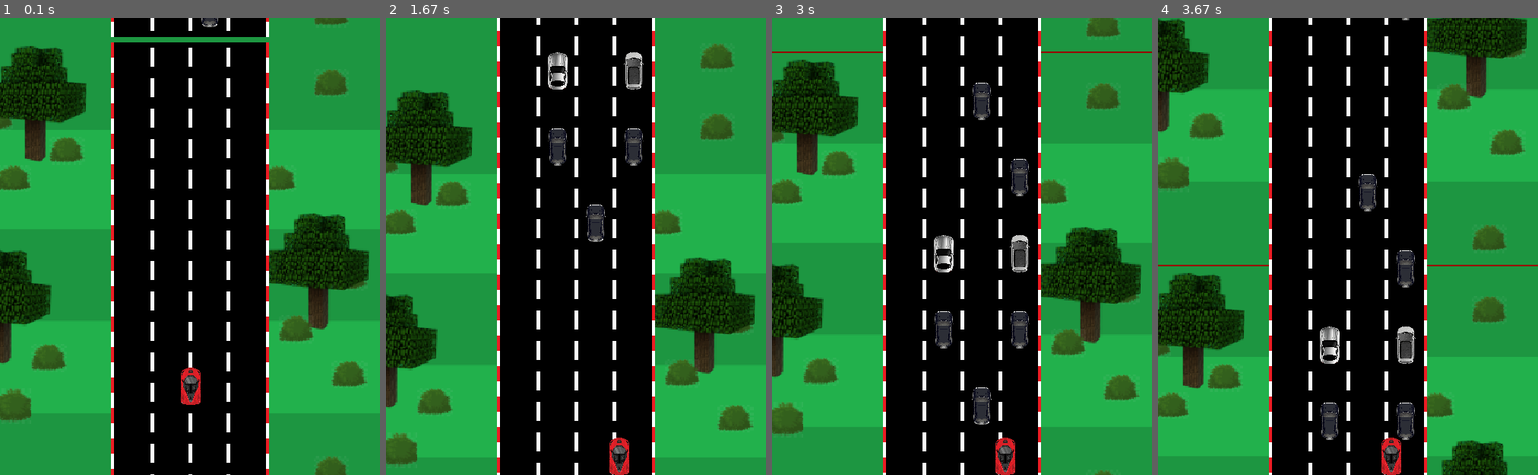
Above: before the commit, frames 1-4 (left to right).
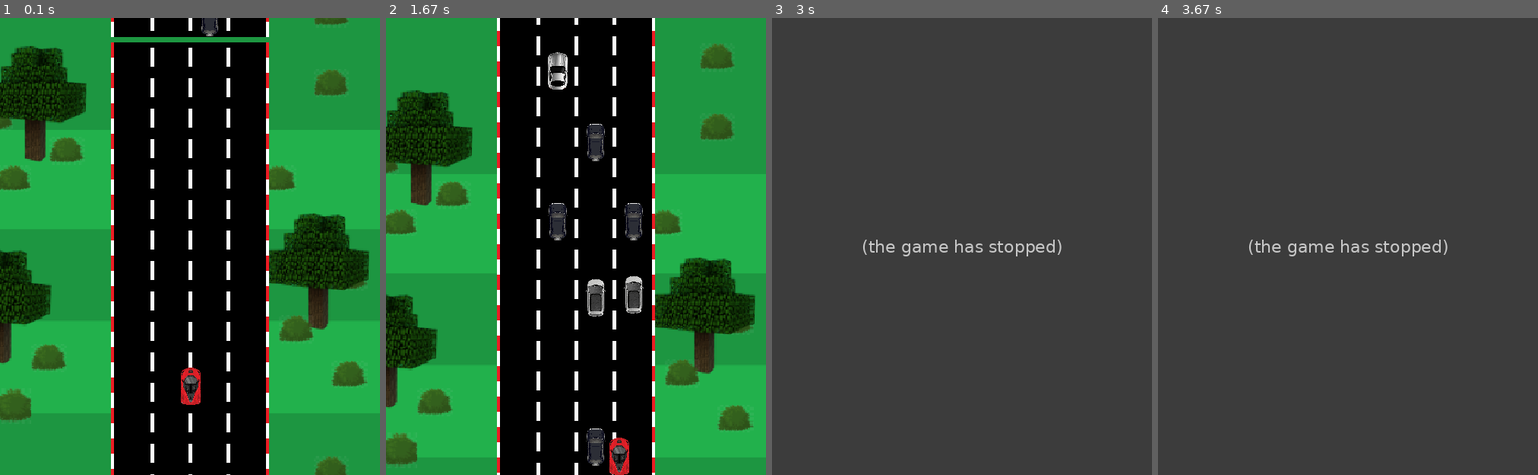
Above: after the commit, the same moments.

Repository: ferclima/pygame
Game: pygame game, started from codigo do jogo.py
Same seed, same stepped clock (60 frames per second), same inputs: the game is played once before the commit and once after it.
Inputs:
- Up to frame 1 (0.1 s): no input
- Up to frame 2 (1.67 s): hold Right 0.33-0.8 s; hold Up 0.83-1.13 s
- Up to frame 3 (3 s): no input
- Up to frame 4 (3.67 s): no input

The runs differ from the first frame. In frame 1, 0.1% of the frame differs, in the area x 53-58%, y 0-4%; in frame 2, 3.1%; in frame 3, 99%; in frame 4, 99%, in the area x 0-100%, y 0-100%.
After the commit the program exited at 2.13 s; later frames show no game.

Commit message:
alterações NPCs

Diff:
--- a/codigo do jogo.py
+++ b/codigo do jogo.py
@@ -96,7 +96,7 @@
         self.image = img
         self.rect = self.image.get_rect()
         self.speedx = 0
-        self.speedy = 3
+        self.speedy = random.randint(3,6)
         self.rect.centerx = posicoesx_iniciais[random.randint(0,3)]
         self.rect.bottom = posicoesy_iniciais[random.randint(0,9)]
 
